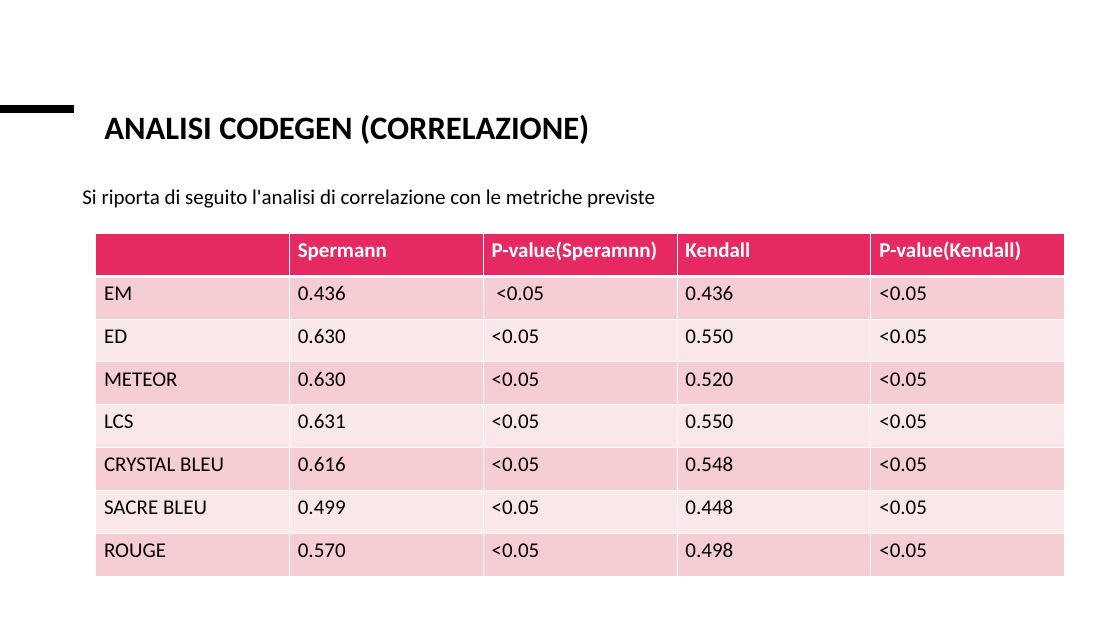
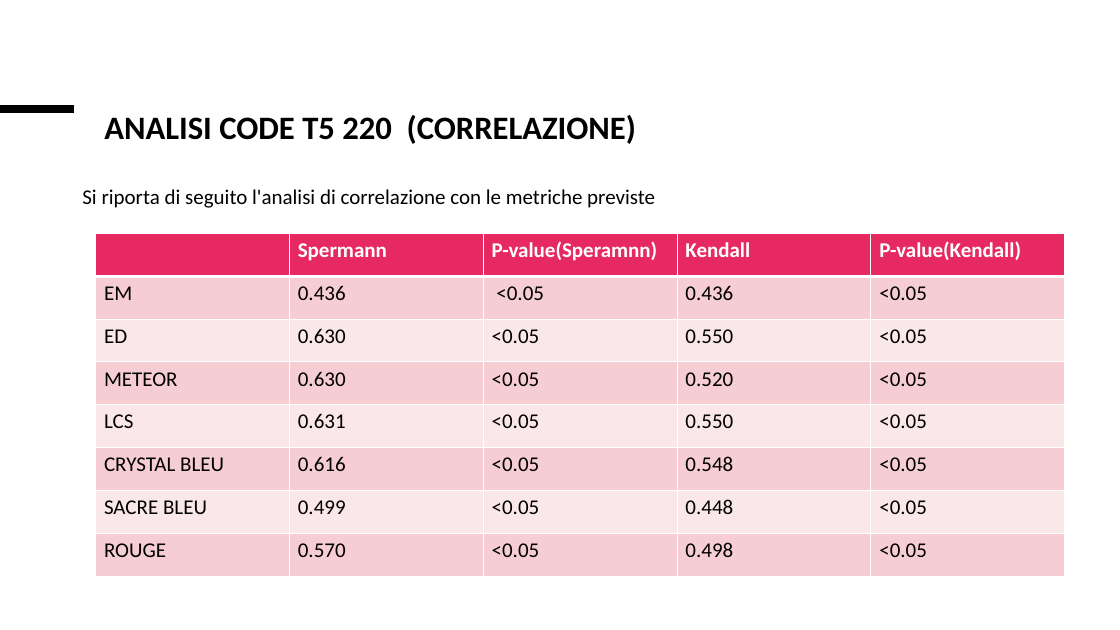
Before and after one commit to Simpronic/Tesi_Generatore_VHDL, a slide deck: slide 11 of altro/Presentazione_risultati.pptx (slide 8 before the commit). Drawn at 1120x630 pixels with LibreOffice and Linux fonts; fonts in the diff are those of the drawing. Boxes give left, top, right and bottom in pixels: in the first picture for what was removed or moved away, otherwise in the second. Text is boxed around its words. In the diff, an @@ line names an element or a change of style, - is before the commit and + after.

```diff
--- a/altro/Presentazione_risultati.pptx
+++ b/altro/Presentazione_risultati.pptx
@@ title at [104, 115, 636, 144]: text changed @@
-ANALISI CODEGEN (CORRELAZIONE)
+ANALISI CODE T5 220 (CORRELAZIONE)
```
Also in this commit, not shown: 4 other slides changed, 4 slides added.
